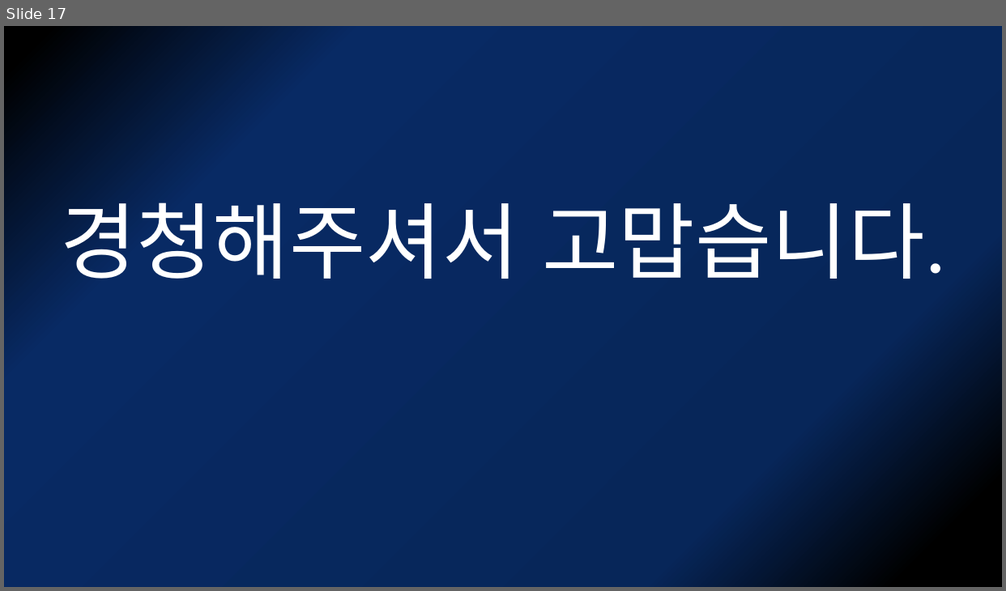
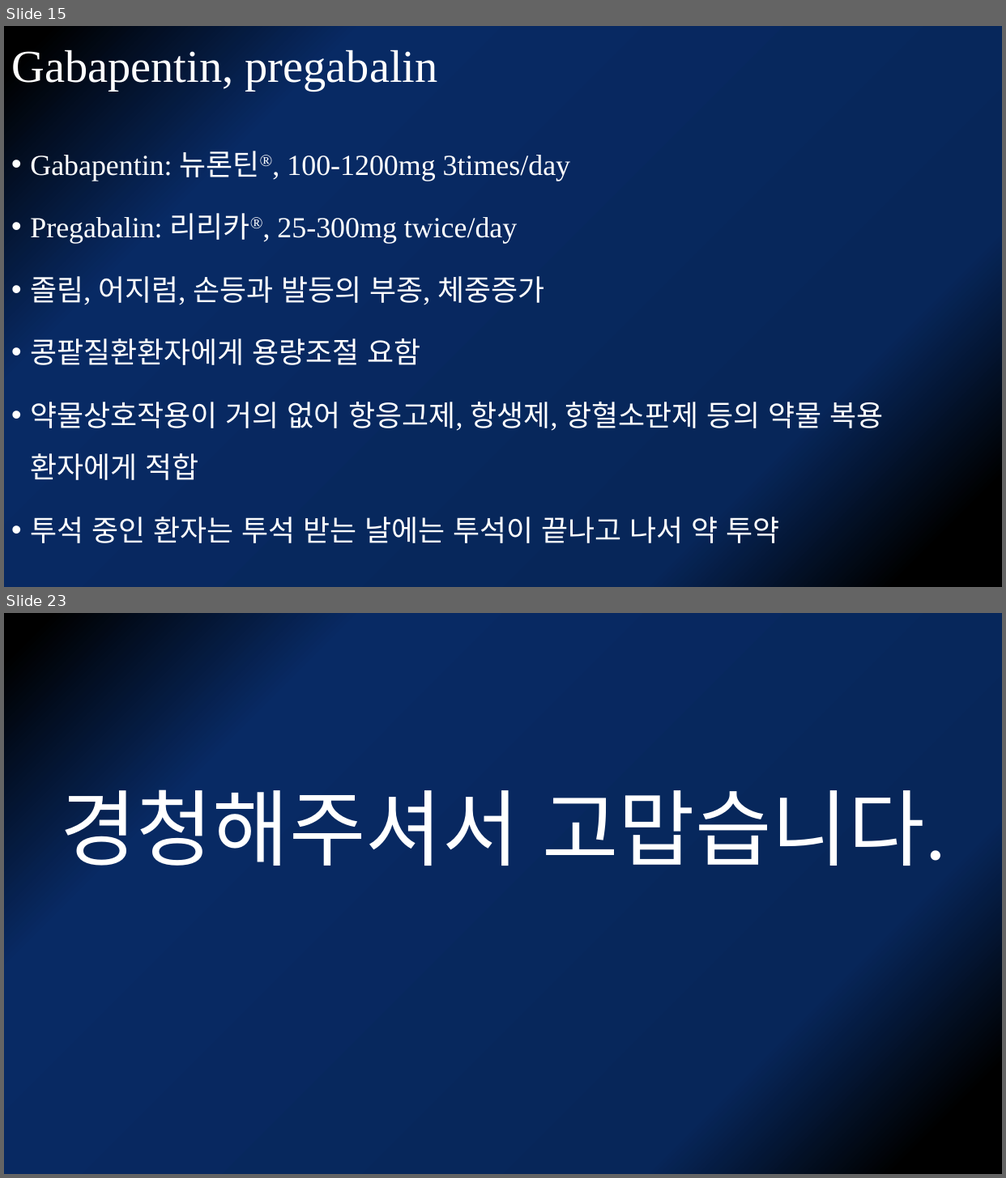
Before and after one commit to kjfdf/lecture, a slide deck: 2021.12 개원의연수강좌-neuropathic pain.pptx. Shown one above the other, each under a label of ours: slide 17 before the commit, slides 15 and 23 after it; the slides between them are not shown. The pictures are 1006x591 and 1006x1178 pixels, drawn with LibreOffice and Linux fonts; fonts in the diff are those of the drawing. Boxes give left, top, right and bottom in pixels: in the first picture for what was removed or moved away, otherwise in the second. Text is boxed around its words. In the diff, an @@ line names an element or a change of style, - is before the commit and + after.

```diff
--- a/2021.12 개원의연수강좌-neuropathic pain.pptx
+++ b/2021.12 개원의연수강좌-neuropathic pain.pptx
@@ slide 15 added at <box>4,26,1002,587</box>, background gradient #000000 to #072659 to #082A64 @@
@@ title added at <box>11,46,438,91</box>, 44 pt, text #FFFFFF @@
+Gabapentin, pregabalin
@@ text added at <box>30,151,884,544</box>, 28 pt, text #FFFFFF @@
+• Gabapentin: 뉴론틴®, 100-1200mg 3times/day
+• Pregabalin: 리리카®, 25-300mg twice/day
+• 졸림, 어지럼, 손등과 발등의 부종, 체중증가
+• 콩팥질환환자에게 용량조절 요함
+• 약물상호작용이 거의 없어 항응고제, 항생제, 항혈소판제 등의 약물 복용 환자에게 적합
+• 투석 중인 환자는 투석 받는 날에는 투석이 끝나고 나서 약 투약
@@ what was slide 17 is now slide 23 @@
```
Also in this commit, not shown: 3 slides changed, 5 other slides added.
